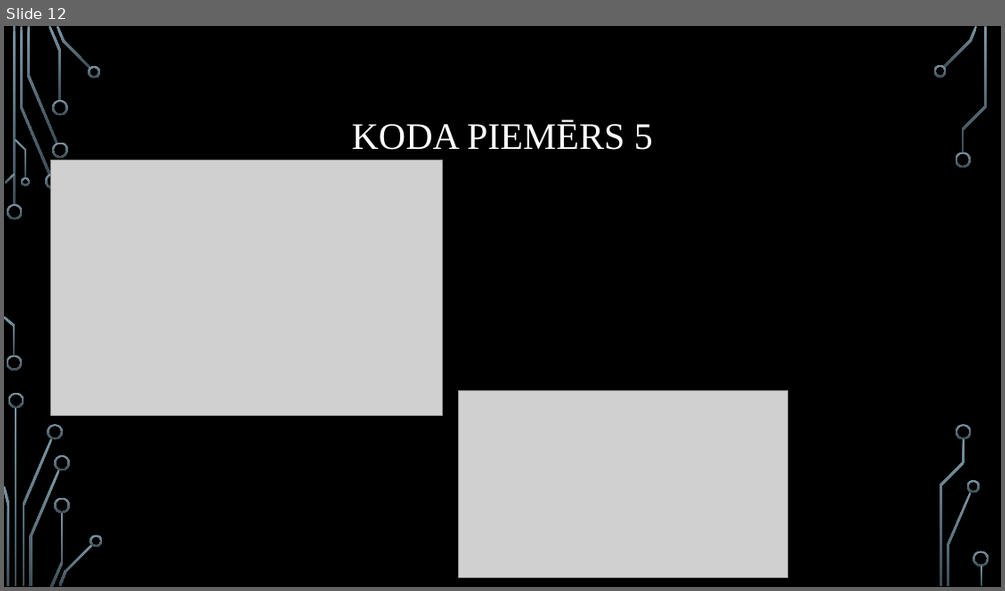
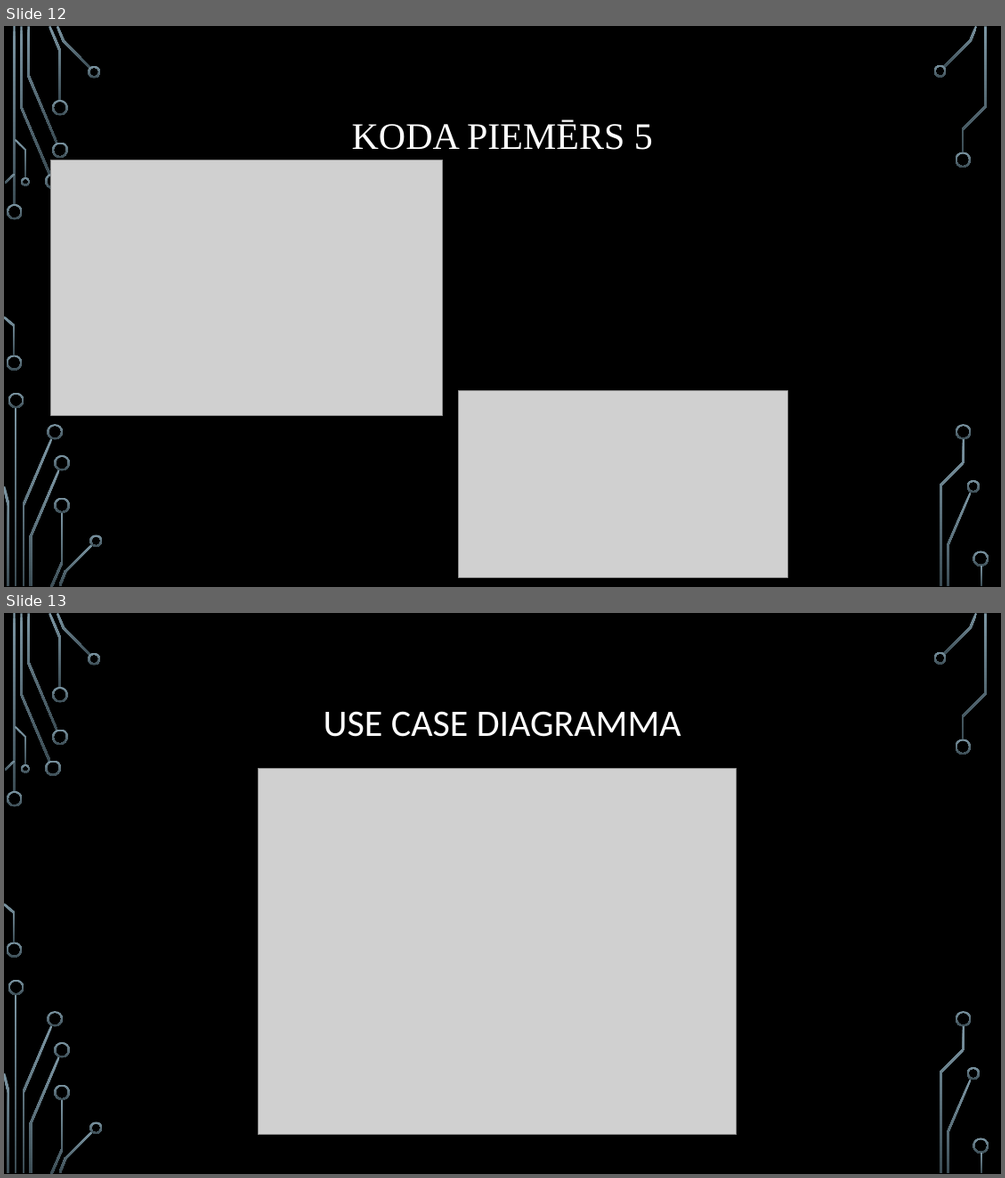
Before and after one commit to maks1k3/Bizjuks_Eksamens, a slide deck: Bizjuks_Eksamens.pptx. Shown one above the other, each under a label of ours: slide 12 before the commit, slides 12 and 13 after it. The pictures are 1005x591 and 1005x1178 pixels, drawn with LibreOffice and Linux fonts; fonts in the diff are those of the drawing; grey boxes stand for pictures; background and template pictures are left out. Boxes give left, top, right and bottom in pixels: in the first picture for what was removed or moved away, otherwise in the second. Text is boxed around its words. In the diff, an @@ line names an element or a change of style, - is before the commit and + after.

Commit message:
Izveidota pirmā diagramma

```diff
--- a/Bizjuks_Eksamens.pptx
+++ b/Bizjuks_Eksamens.pptx
@@ slide 13 added at box(4, 613, 1001, 1174), background picture (left out); not listed: 36 template elements that a slide beside it also shows @@
@@ title added at box(324, 711, 681, 737), 36 pt, text #FFFFFF @@
+USE CASE DIAGRAMMA
@@ picture added at box(259, 769, 736, 1135) @@
```
Also in this commit, not shown: 1 slide changed, 1 other file.
